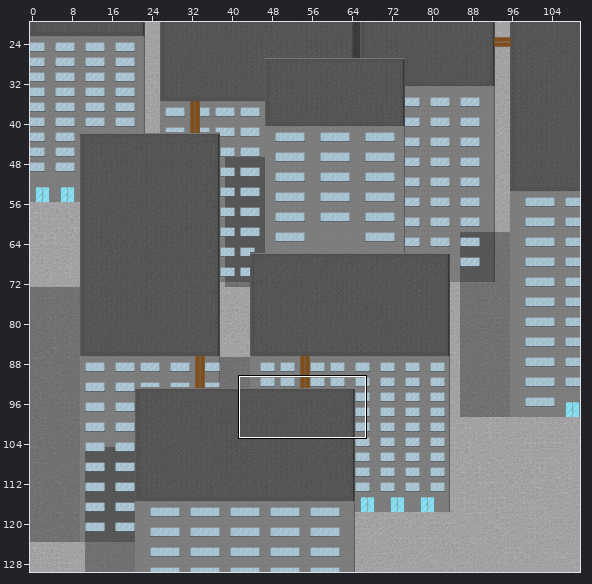
Two states of a Tiled map (JSON), main/resources/worlds/RooftopMid.json. The picture above shows the old version from afar; the outline marks the close-up.
Close-up. Before the commit:
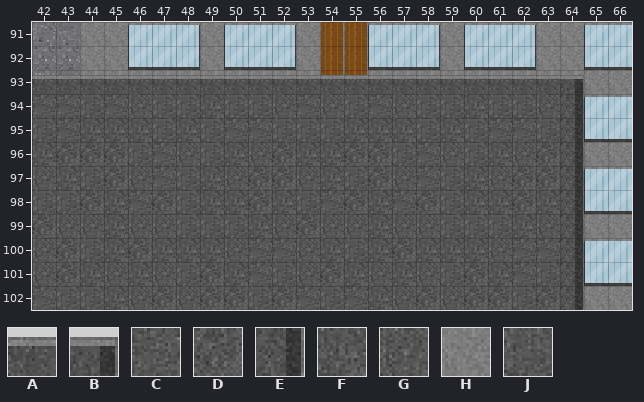
Cells are 16x16 px. Shown: x 42..66, y 91..102. The commit also changed other parts of the map, which this record leaves out.
Key: from "Roof": A 1, B 2, C 3, D 5, E 6, F 7, G 11, H 13, J 15.
_ is an empty cell.
Layers that did not change in this view are not listed.
Layer "Ground 1" before, first column x 42:
 91 __HHHHHHHHHHHHHHHHHHHHHHH
 92 __HHHHHHHHHHHHHHHHHHHHHHH
 93 __HHHHHHHHHHHHHHHHHHHHHHH
 94 CCJCGJJFJJGCGJCGJJFJJGEHH
 95 JCFFFJFJCCJJJFFFJFJCCJEHH
 96 FDDDJCGJFGDFFDDJCGJFGDEHH
 97 GFJDGCJFGDDGFJDGCJFGDDEHH
 98 JJDFCDJFFDFJCDFCDJFFDFEHH
 99 DGGFGGJJJFGDGGFGGJJJFGEHH
100 GDJFDFFFGCCGFJFDFFFGCCEHH
101 GDFGFGJDFCJGDFGFGJDFCJEHH
102 CJJFGDGDDJDCJCFGDGDDJDEHH
Layer "Ground 2" before, first column x 42:
 91 _________________________
 92 _________________________
 93 AAAAAAAAAAAAAAAAAAAAAAB__
 94 _________________________
 95 _________________________
 96 _________________________
 97 _________________________
 98 _________________________
 99 _________________________
100 _________________________
101 _________________________
102 _________________________
Once edited:
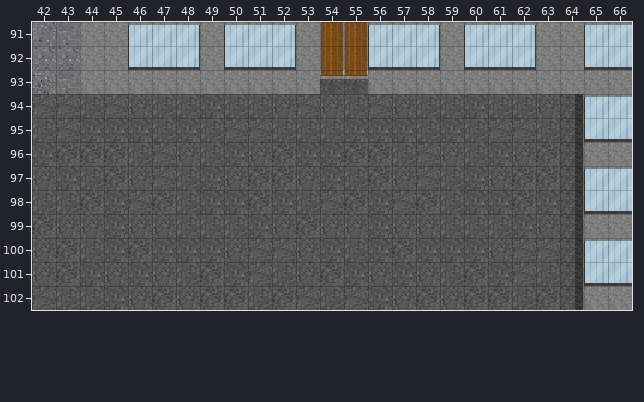
Difference:
Changed rows in their new state; . is an unchanged cell.
Layer "Ground 1":
first column x 54:
 93 AA
Layer "Ground 2" (now hidden):
first column x 42:
 93 _______________________
